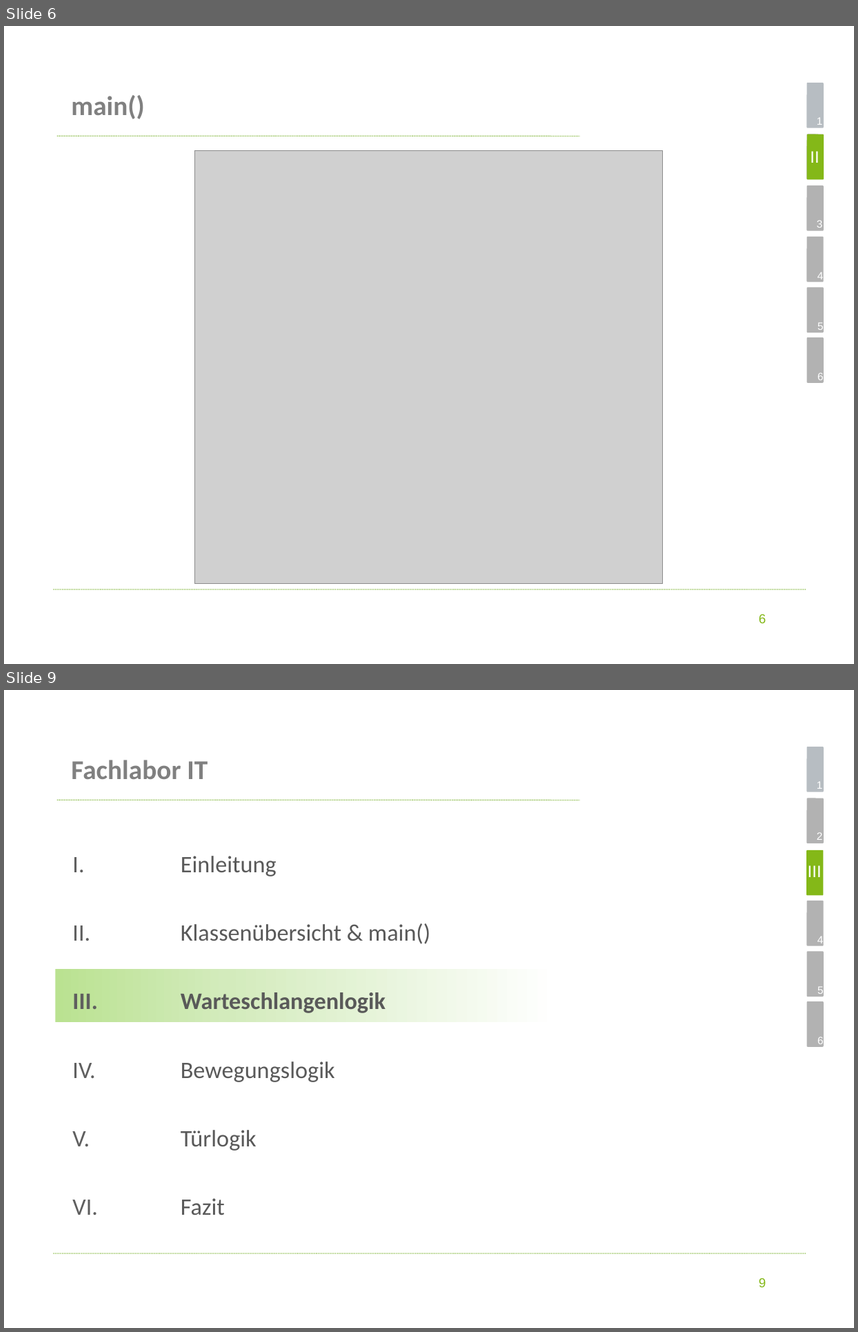
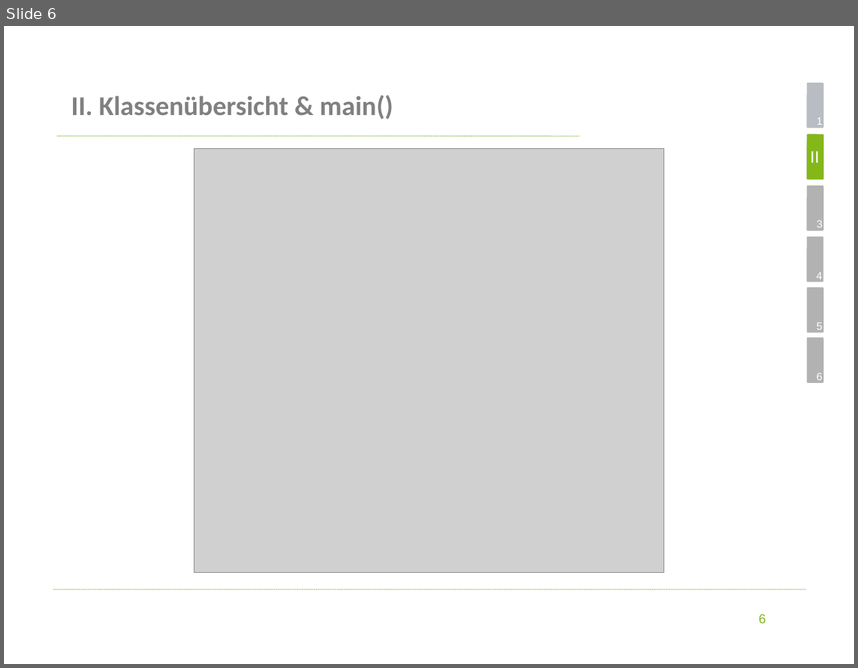
Before and after one commit to koeni90/elevatorUML, a slide deck: Präsentation.pptx. Shown one above the other, each under a label of ours: slides 6 and 9 before the commit, slide 6 after it; the slides between them are not shown. The pictures are 858x1332 and 858x668 pixels, drawn with LibreOffice and Linux fonts; fonts in the diff are those of the drawing; grey boxes stand for pictures; background and template pictures are left out. Boxes give left, top, right and bottom in pixels: in the first picture for what was removed or moved away, otherwise in the second. Text is boxed around its words. In the diff, an @@ line names an element or a change of style, - is before the commit and + after.

```diff
--- a/Präsentation.pptx
+++ b/Präsentation.pptx
@@ slide 9 removed at (x1=4, y1=690, x2=854, y2=1328), background #FFFFFF; not listed: 13 template elements that a slide beside it also shows @@
@@ title removed at (x1=71, y1=760, x2=208, y2=779) @@
-Fachlabor IT
@@ rounded rectangle removed at (x1=806, y1=850, x2=824, y2=895) @@
@@ text removed at (x1=181, y1=856, x2=430, y2=1214) @@
-I. Einleitung
-II. Klassenübersicht & main()
-III. Warteschlangenlogik
-IV. Bewegungslogik
-V. Türlogik
-VI. Fazit
@@ text removed at (x1=808, y1=865, x2=822, y2=877) @@
-III
@@ rectangle removed at (x1=55, y1=969, x2=557, y2=1023) @@
@@ page number removed at (x1=759, y1=1278, x2=766, y2=1287) @@
-9
@@ slide 6 changed as well @@
@@ title at (x1=71, y1=95, x2=394, y2=119): text changed @@
-main()
+II. Klassenübersicht & main()
@@ picture resized from (x1=194, y1=151, x2=663, y2=584) to (x1=194, y1=148, x2=664, y2=572) @@
@@ text "5" rewrapped from (x1=818, y1=322, x2=824, y2=332) to (x1=817, y1=322, x2=823, y2=330) @@
```
Also in this commit, not shown: 12 other slides changed, 6 slides added, 3 other slides removed, 2 other files.
